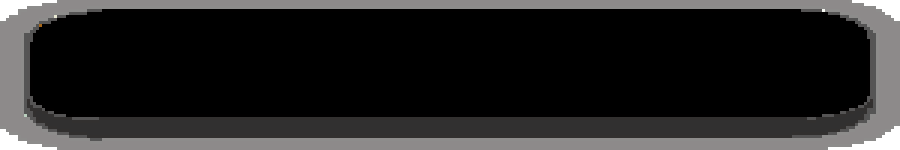
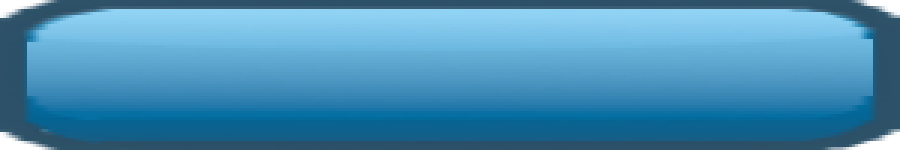
Two versions of the same layered image (900 x 150). Layer-by-layer changes:
added layer "Layer_darker #1" above "Pasted Layer #3" over <box>0,6,900,54</box>
added layer "Pasted Layer #3" above "Pasted Layer" over <box>27,9,873,120</box>
hid "Pasted Layer", painted on it over <box>27,9,873,120</box>
removed layer "Pasted Layer #1" over <box>27,24,873,138</box>
added layer "Pasted Layer #4" above "Pasted Layer #2" over <box>21,9,879,144</box>
painted on "Pasted Layer #2" over <box>0,0,900,150</box>
renamed "OptionsMenuUIButtonHighlighted.png" to "BottomUIButton.png", painted on it over <box>18,3,882,147</box>
